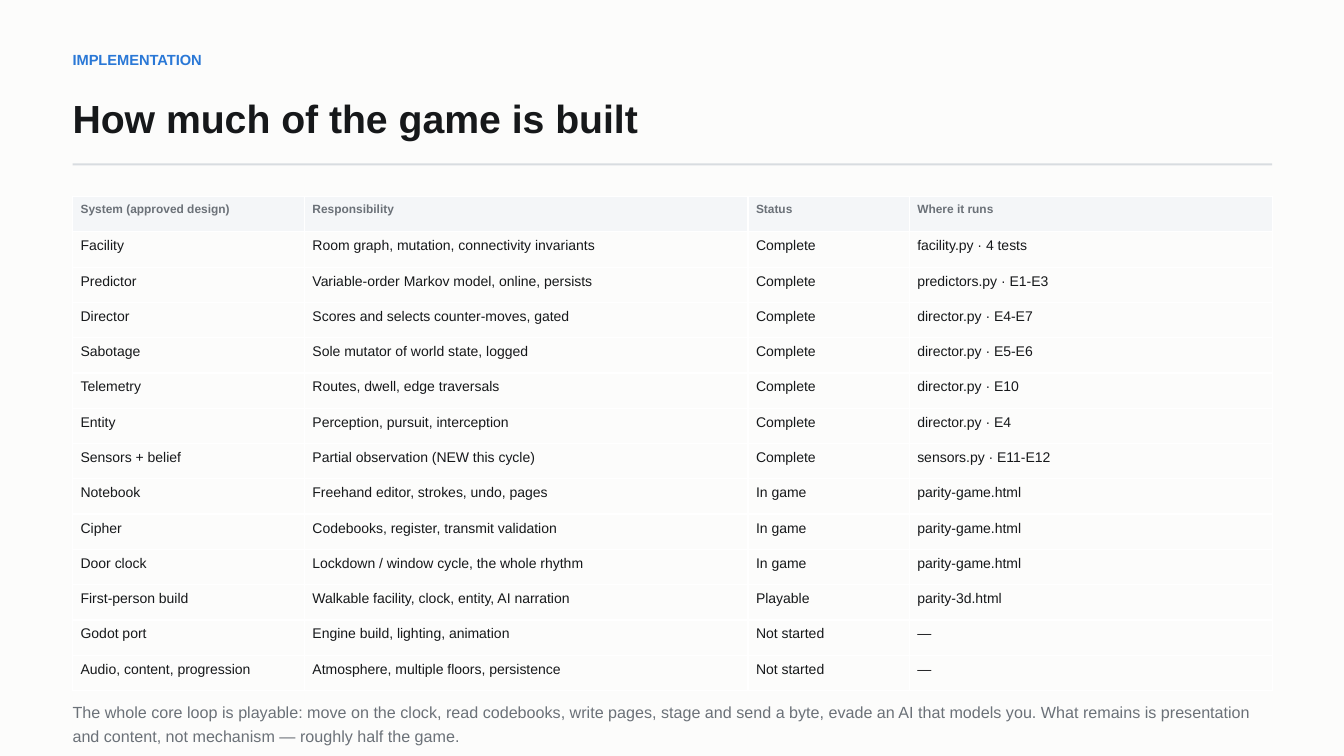
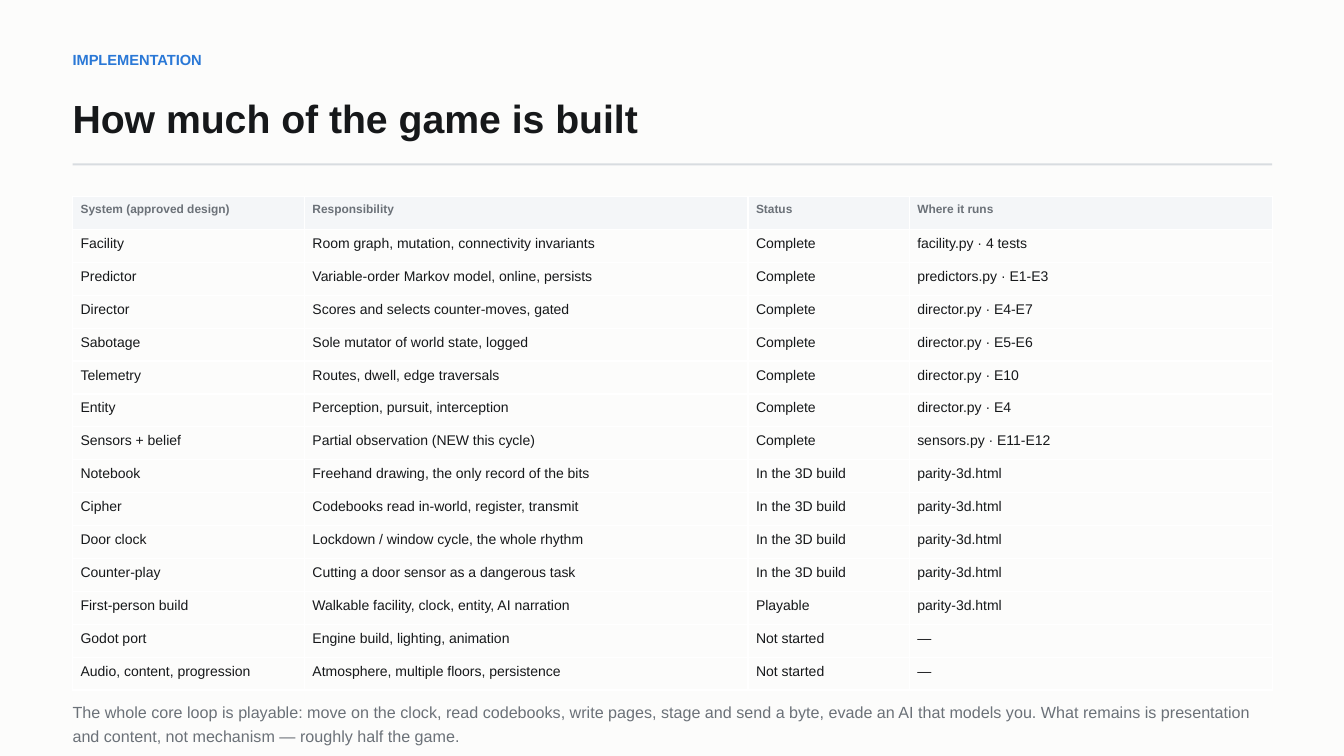
Before and after one commit to Sh1v4mKum4r/parity, a slide deck: slide 6 of docs/PARITY-review3-deck.pptx. Drawn at 1344x756 pixels with LibreOffice and Linux fonts; fonts in the diff are those of the drawing. Boxes give left, top, right and bottom in pixels: in the first picture for what was removed or moved away, otherwise in the second. Text is boxed around its words. In the diff, an @@ line names an element or a change of style, - is before the commit and + after.

Commit message:
Give the antagonist a body, and put the codes on panels in the rooms
Two things it needed: something to look at when it catches you, and the codebook
contents in the world rather than behind a keypress.

The figure:
- A tall, thin, wrong-proportioned body built from boxes -- torso, head, arms,
  legs -- replacing the featureless slab. Explicitly a placeholder for a modelled
  character, but it reads as a person at a glance
- A single self-lit eye. The shader now treats a shade above 1.0 as emissive and
  gives those surfaces no torchlight at all, so the eye stays red instead of
  blowing out to white, and fog does not swallow it at range. In a scene lit only
  by a hand torch an unlit shape is invisible until you are already looking at it
- It turns to face the player, via a yaw uniform on the scene shader

The codebook panels:
- A second, textured program draws a lit readout in each codebook room: keyword,
  eight bits, and the line "write it down -- this panel can change"
- That line is now true. When the Director poisons a page the player has already
  copied, the panel in that room is regenerated silently while they are elsewhere.
  Their notebook is not
- Panels are billboarded so they are readable from across the floor

Two sign errors found by looking at the output rather than trusting the maths: the
figure faced away from the camera, and the panels rendered mirrored. A model whose
front is -Z and a quad whose front is +Z need opposite signs, which is obvious in a
screenshot and invisible in the code.

Deck, report, README and cheat sheet updated with the verbs and the panels.
Playtest still completes: two signals sent, none corrupted, never caught.

```diff
--- a/docs/PARITY-review3-deck.pptx
+++ b/docs/PARITY-review3-deck.pptx
@@ table at <box>73,197,1272,691</box> @@
-row 9: Notebook | Freehand editor, strokes, undo, pages | In game | parity-game.html
-row 10: Cipher | Codebooks, register, transmit validation | In game | parity-game.html
-row 11: Door clock | Lockdown / window cycle, the whole rhythm | In game | parity-game.html
+row 9: Notebook | Freehand drawing, the only record of the bits | In the 3D build | parity-3d.html
+row 10: Cipher | Codebooks read in-world, register, transmit | In the 3D build | parity-3d.html
+row 11: Door clock | Lockdown / window cycle, the whole rhythm | In the 3D build | parity-3d.html
+row 12: Counter-play | Cutting a door sensor as a dangerous task | In the 3D build | parity-3d.html
```
Also in this commit, not shown: 3 other slides changed, 7 other files.
